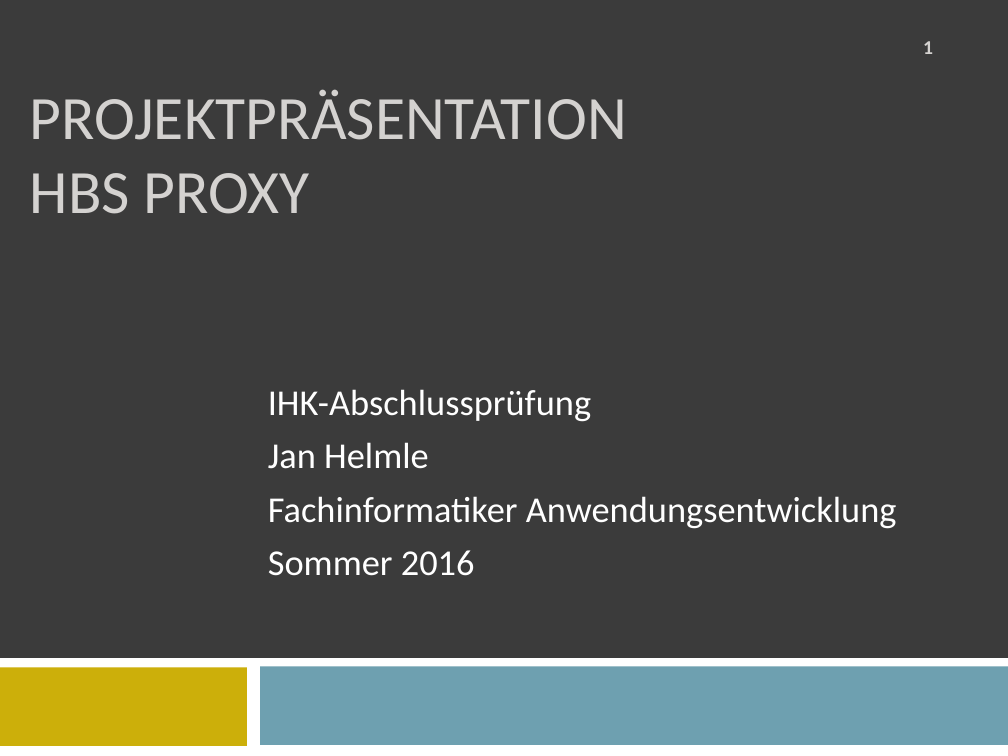
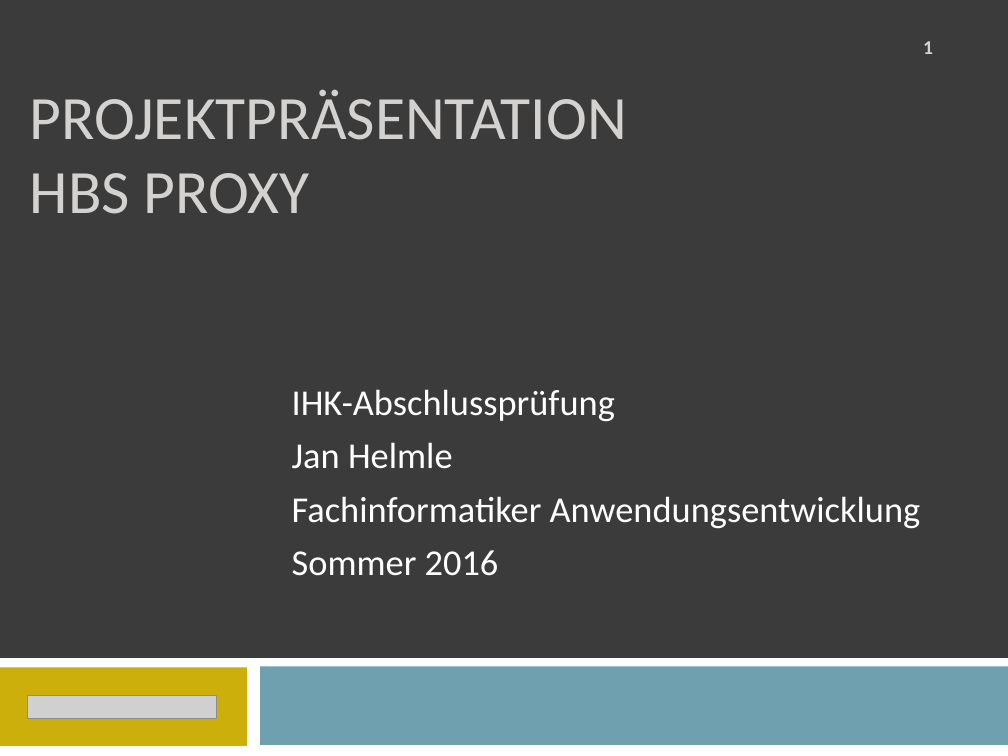
Before and after one commit to janhelmle/weiterbildung_fachinformatiker_ihk_projektantrag, a slide deck: slide 1 of praesentation/Projektpräsentation.pptx. Drawn at 1008x756 pixels with LibreOffice and Linux fonts; fonts in the diff are those of the drawing; grey boxes stand for pictures. Boxes give left, top, right and bottom in pixels: in the first picture for what was removed or moved away, otherwise in the second. Text is boxed around its words. In the diff, an @@ line names an element or a change of style, - is before the commit and + after.

```diff
--- a/praesentation/Projektpräsentation.pptx
+++ b/praesentation/Projektpräsentation.pptx
@@ subtitle "IHK-Abschlussprüfung": place and size @@
-subtitle "IHK-Abschlussprüfung" at (268, 389, 897, 576)
+subtitle "IHK-Abschlussprüfung" at (292, 389, 921, 576)
@@ picture added at (28, 696, 218, 719) @@
```
Also in this commit, not shown: 16 other slides changed.
